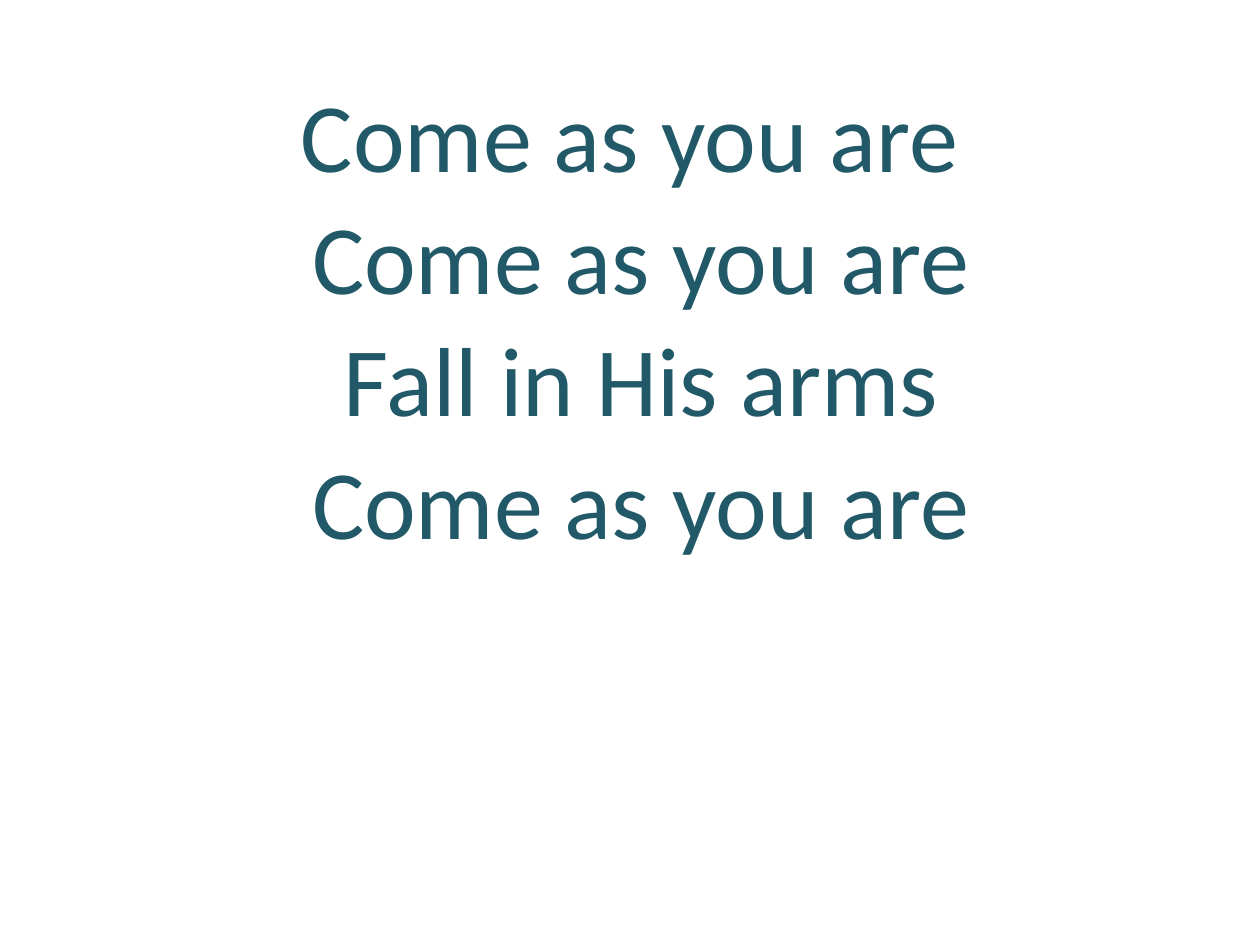
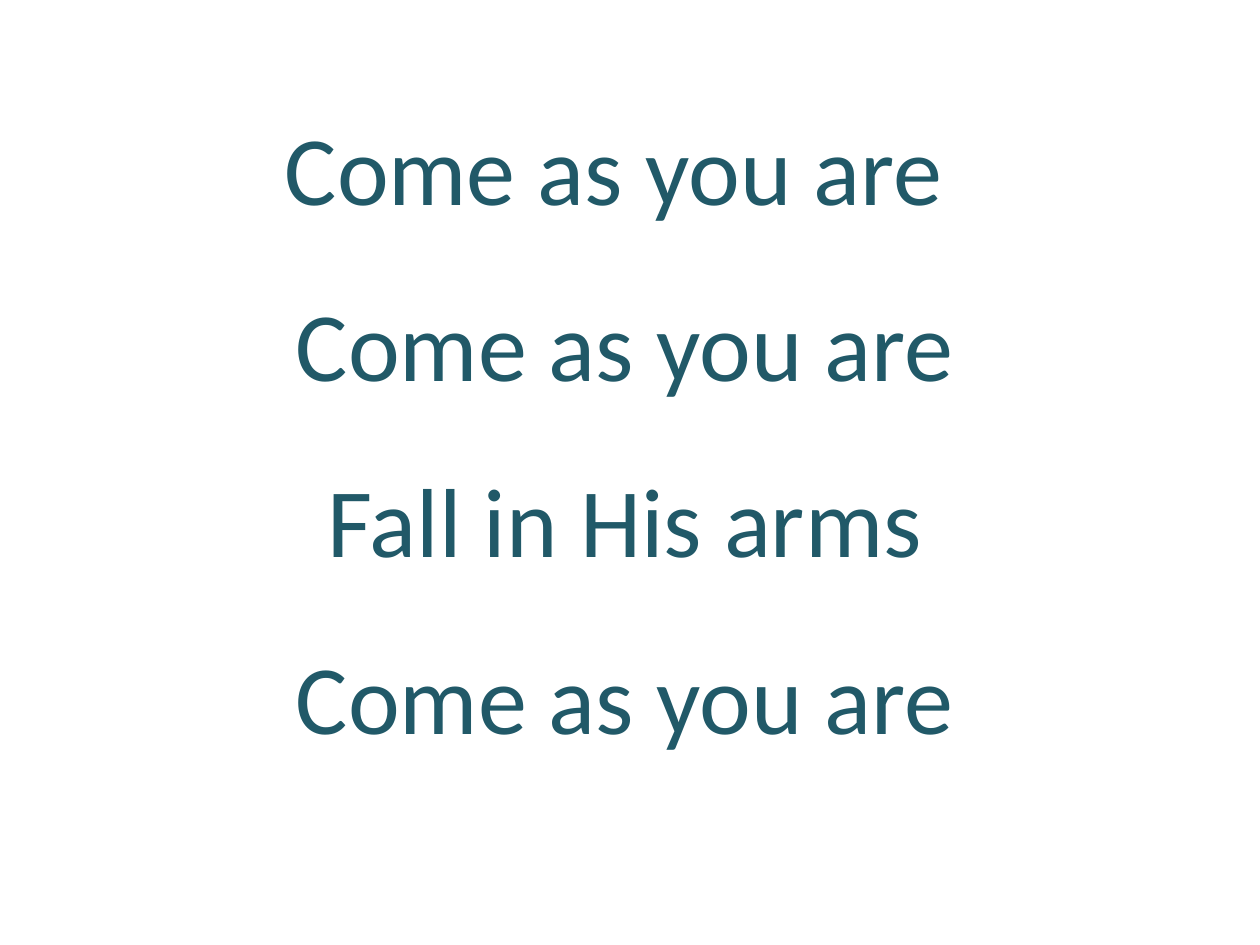
Before and after one commit to mightmay/songpptcreator, a slide deck: slide 8 of pre-made-ppt/Come As You Are - David Crowder.pptx. Drawn at 1260x945 pixels with LibreOffice and Linux fonts; fonts in the diff are those of the drawing; background and template pictures are left out. Boxes give left, top, right and bottom in pixels: in the first picture for what was removed or moved away, otherwise in the second. Text is boxed around its words. In the diff, an @@ line names an element or a change of style, - is before the commit and + after.

```diff
--- a/pre-made-ppt/Come As You Are - David Crowder.pptx
+++ b/pre-made-ppt/Come As You Are - David Crowder.pptx
@@ text "Come as you are Come ..." moved from (x1=301, y1=108, x2=970, y2=555) to (x1=285, y1=141, x2=954, y2=750) @@
@@ text "Come as you are Come ..." at (x1=285, y1=141, x2=954, y2=750): line spacing 70pt to 1.5 @@
```
Also in this commit, not shown: 2 other slides changed, 3 other files.
